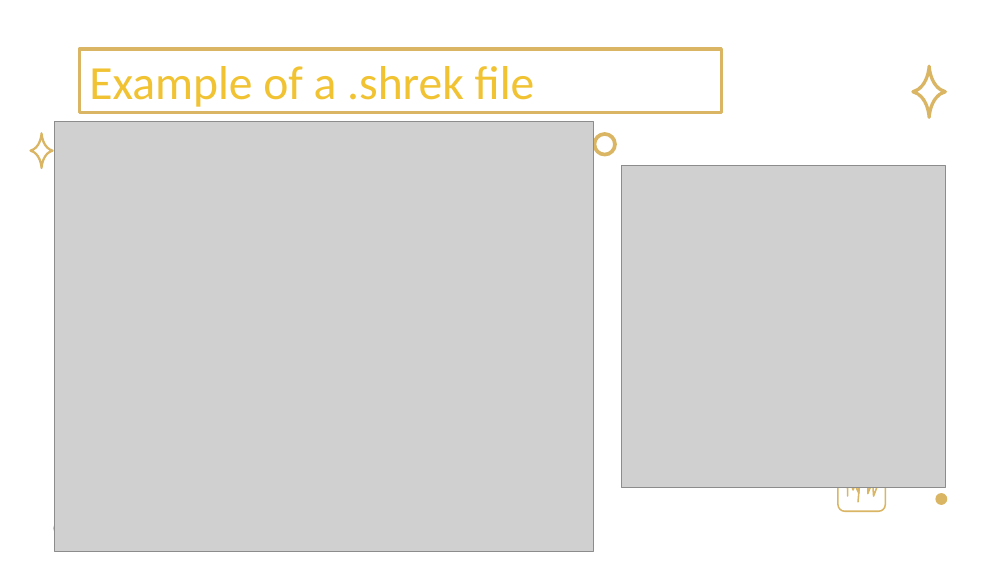
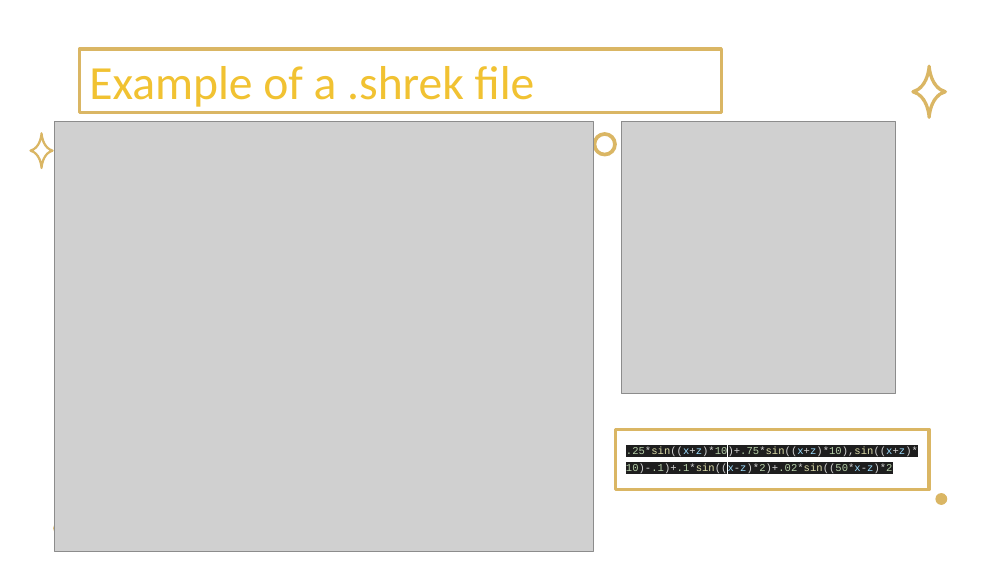
Before and after one commit to claytoncb/Shrek, a slide deck: slide 6 of Shrek-- pres.pptx. Drawn at 1008x567 pixels with LibreOffice and Linux fonts; fonts in the diff are those of the drawing; grey boxes stand for pictures; background and template pictures are left out. Boxes give left, top, right and bottom in pixels: in the first picture for what was removed or moved away, otherwise in the second. Text is boxed around its words. In the diff, an @@ line names an element or a change of style, - is before the commit and + after.

```diff
--- a/Shrek-- pres.pptx
+++ b/Shrek-- pres.pptx
@@ picture: place and size @@
-picture at box(622, 165, 946, 488)
+picture at box(622, 121, 896, 394)
@@ title added at box(616, 429, 929, 490), outline #DAB664 2.25 pt, 7.5 pt, text #D4D4D4 @@
+.25*sin((x+z)*10)+.75*sin((x+z)*10),sin((x+z)*10)-.1)+.1*sin((x-z)*2)+.02*sin((50*x-z)*2
@@ group removed at box(838, 461, 887, 512): 8 freeform shapes @@
```
Also in this commit, not shown: 3 other slides changed.
